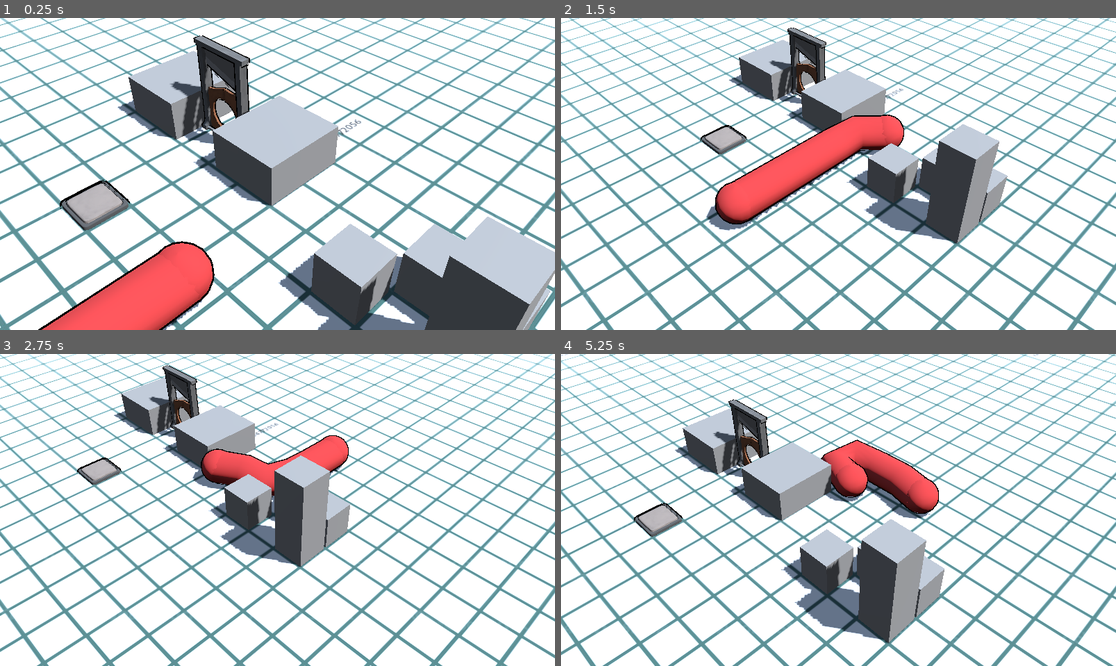
Above: before the commit, frames 1-4 (two rows, left to right).
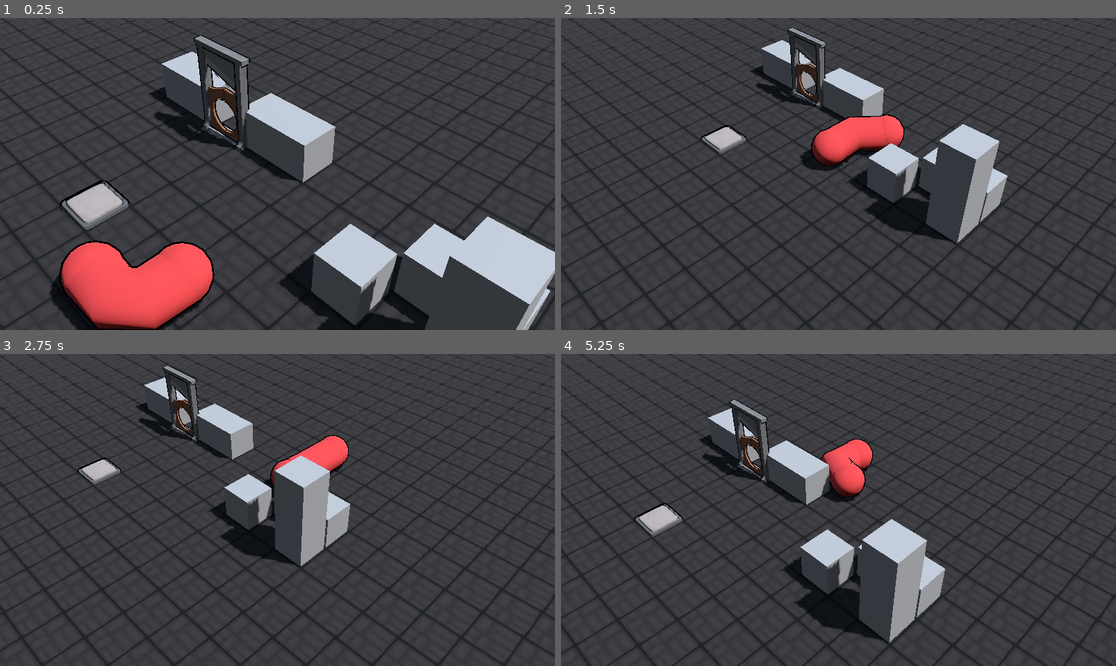
Above: after the commit, the same moments.

Repository: apet2929/PizzaJam2024
Game: Godot game, scene res://scenes/game.tscn
Two runs of this game, one before a commit and one after it. Both use one fixed random seed, a clock stepped at 60 frames per second and the inputs below.
Inputs:
- Up to frame 1 (0.25 s): no input
- Up to frame 2 (1.5 s): hold D (right) 0.53-1.28 s; hold S (backward) from 1.28 s (still down)
- Up to frame 3 (2.75 s): release S (backward) at 2.03 s; hold D (right) from 2.03 s (still down)
- Up to frame 4 (5.25 s): release D (right) at 2.78 s; hold W (forward) 2.78-3.53 s; hold A (left) 3.53-5.03 s; hold S (backward) from 5.03 s (still down)

The runs differ from the first frame. In frame 1, 78% of the frame differs, in the area x 0-100%, y 0-100%; in frame 2, 90%; in frame 3, 92%; in frame 4, 90%.

Commit message:
worm rework

Diff:
--- a/Scripts/Worm_Setup.gd
+++ b/Scripts/Worm_Setup.gd
@@ -1,6 +1,6 @@
 extends Node
 
-var worm_length = 6
+var worm_length = 3
 const HEAD_AND_TAIL = 2
 
 @onready var body_parts: Node3D = $BodyParts
@@ -14,6 +14,10 @@
 
 # Called when the node enters the scene tree for the first time.
 func _ready() -> void:
+	var array = [Vector3(-0.03, 0.486, 4),Vector3(-1.03, 0.486, 4),Vector3(-2.03, 0.486, 4),Vector3(-3.03, 0.486, 4),Vector3(-4.03, 0.486, 4),Vector3(-5.03, 0.486, 4)]
+	create_worm(array)
+
+func create_worm(old_points):
 	# Setting the worm's head stats
 	worm.body_parts = body_parts
 	worm_body.curve = Curve3D.new()
@@ -26,6 +30,7 @@
 	worm_gfx.polygon = worm.points
 
 	worm_body.curve.clear_points()
+	var old_points_used = 0
 
 	# Creating all of the worm's middle body part
 	for i in worm_length - HEAD_AND_TAIL:
@@ -34,7 +39,16 @@
 
 		var part_number = int(body_parts.get_child(i).name.substr(4, body_parts.get_child(i).name.length() - 4))
 		new_part.worm_body = worm_body
-		new_part.global_position = Vector3(worm.global_position.x,worm.global_position.y,worm.global_position.z + part_number)
+
+		if i < len(old_points):
+			new_part.global_position = old_points[i]
+			old_points_used += 1
+		else:
+			if old_points != []:
+				var last_old_point = old_points[max(0,old_points_used - 1)]
+				new_part.global_position = Vector3(last_old_point.x,last_old_point.y,last_old_point.z + part_number)
+			else:
+				new_part.global_position = Vector3(worm.global_position.x,worm.global_position.y,worm.global_position.z + part_number)
 
 	# Creating the worm's tail
 	var new_tail = TAIL_1.instantiate()
@@ -42,7 +56,15 @@
 	new_tail.name += str(worm_length - 1)
 	new_tail.worm_body = worm_body
 	var part_number = int(new_tail.name.substr(4, new_tail.name.length() - 4))
-	new_tail.global_position = Vector3(worm.global_position.x,worm.global_position.y,worm.global_position.z + part_number)
+
+	if worm_length < len(old_points):
+		new_tail.global_position = old_points[old_points_used]
+	else:
+		if old_points != []:
+			var last_old_point = old_points[len(old_points) - 1]
+			new_tail.global_position = Vector3(last_old_point.x,last_old_point.y,last_old_point.z + part_number)
+		else:
+			new_tail.global_position = Vector3(worm.global_position.x,worm.global_position.y,worm.global_position.z + part_number)
 
 	# Adding the Worm's body parts to the worm_body 3D Path
 	worm_body.curve.add_point(worm.global_position)
--- a/Scripts/bodyPart.gd
+++ b/Scripts/bodyPart.gd
@@ -35,7 +35,9 @@
 	# This gets the body part's index in the worm_body path
 	var my_name = self.name
 	var current_index = int(my_name.substr(4, my_name.length() - 4))
-	worm_body.curve.set_point_position(current_index, self.global_position)
+
+	if worm_body != null:
+		worm_body.curve.set_point_position(current_index, self.global_position)
 
 
 func snap_to_grid(node):
--- /dev/null
+++ b/assets/Floor_Material.tres
@@ -0,0 +1,25 @@
+[gd_resource type="StandardMaterial3D" load_steps=4 format=3 uid="uid://bj4owjamomuvx"]
+
+[ext_resource type="Texture2D" uid="uid://dd8a321fjyu2c" path="res://assets/StoneTiles.png" id="1_8ldtt"]
+[ext_resource type="Texture2D" uid="uid://cw261byvdsaqt" path="res://assets/Grid.png" id="2_j60ye"]
+
+[sub_resource type="StandardMaterial3D" id="StandardMaterial3D_adela"]
+transparency = 2
+alpha_scissor_threshold = 0.449
+alpha_antialiasing_mode = 0
+albedo_color = Color(0, 0, 0, 1)
+albedo_texture = ExtResource("2_j60ye")
+uv1_offset = Vector3(0.5, 0, 0.59)
+uv1_triplanar = true
+uv1_world_triplanar = true
+grow = true
+grow_amount = 0.001
+
+[resource]
+next_pass = SubResource("StandardMaterial3D_adela")
+albedo_color = Color(0.47, 0.47, 0.47, 1)
+albedo_texture = ExtResource("1_8ldtt")
+normal_scale = 0.32
+uv1_offset = Vector3(0.5, 0, 0.59)
+uv1_triplanar = true
+uv1_world_triplanar = true
--- a/scenes/game.tscn
+++ b/scenes/game.tscn
@@ -1,6 +1,7 @@
-[gd_scene load_steps=26 format=4 uid="uid://dqit8xb7wfk0i"]
+[gd_scene load_steps=28 format=4 uid="uid://dqit8xb7wfk0i"]
 
 [ext_resource type="Texture2D" uid="uid://bd5kw8l0w36o5" path="res://assets/grid.jpg" id="1_6hh32"]
+[ext_resource type="Material" uid="uid://bj4owjamomuvx" path="res://assets/Floor_Material.tres" id="1_twxce"]
 [ext_resource type="Script" path="res://Scripts/worm.gd" id="2_5refw"]
 [ext_resource type="Material" uid="uid://der7bv8nk8223" path="res://assets/Worm_Shader.tres" id="2_ky6b3"]
 [ext_resource type="Script" path="res://Scripts/Worm_Setup.gd" id="3_au2t2"]
@@ -29,6 +30,13 @@
 
 [sub_resource type="BoxShape3D" id="BoxShape3D_smpsk"]
 size = Vector3(0.65, 0.986, 0.65)
+
+[sub_resource type="Curve3D" id="Curve3D_7ftob"]
+_data = {
+"points": PackedVector3Array(0, 0, 0, 0, 0, 0, 0, 0, 0),
+"tilts": PackedFloat32Array(0)
+}
+point_count = 1
 
 [sub_resource type="StandardMaterial3D" id="StandardMaterial3D_o2pj0"]
 resource_name = "Material"
@@ -155,6 +163,7 @@
 
 [node name="Floor" type="CSGBox3D" parent="."]
 transform = Transform3D(1, 0, 0, 0, 1, 0, 0, 0, 1, 0, -0.5, 0)
+material_override = ExtResource("1_twxce")
 use_collision = true
 size = Vector3(100, 1, 100)
 material = SubResource("StandardMaterial3D_8xpbn")
@@ -187,15 +196,15 @@
 use_collision = true
 size = Vector3(0.940918, 1, 0.916748)
 
-[node name="walls5" type="CSGBox3D" parent="."]
-transform = Transform3D(1, 0, 0, 0, 1, 0, 0, 0, 1, -4.60846, 0.485, -0.540771)
-use_collision = true
-size = Vector3(1.77332, 1, 2)
-
 [node name="walls6" type="CSGBox3D" parent="."]
-transform = Transform3D(1, 0, 0, 0, 1, 0, 0, 0, 1, -1.36149, 0.485, -0.540771)
-use_collision = true
-size = Vector3(1.773, 1, 2)
+transform = Transform3D(1, 0, 0, 0, 1, 0, 0, 0, 1, -1.49422, 0.485, -1.00145)
+use_collision = true
+size = Vector3(1.95676, 1, 0.96402)
+
+[node name="walls7" type="CSGBox3D" parent="."]
+transform = Transform3D(1, 0, 0, 0, 1, 0, 0, 0, 1, -4.50415, 0.485, -1.0031)
+use_collision = true
+size = Vector3(1.97224, 1, 0.987579)
 
 [node name="Camera3D" type="Camera3D" parent="."]
 transform = Transform3D(0.707107, -0.45452, 0.541675, 0, 0.766045, 0.642788, -0.707107, -0.45452, 0.541675, 3.3, 6.1, 3.3)
@@ -235,6 +244,7 @@
 target_position = Vector3(0, 0, -1)
 
 [node name="worm_body" type="Path3D" parent="Complete_Worm"]
+curve = SubResource("Curve3D_7ftob")
 
 [node name="Worm_GFX" type="CSGPolygon3D" parent="Complete_Worm"]
 transform = Transform3D(1, 0, 0, 0, 1, 0, 0, 0, 1, 0.0041368, -0.014457, 0.00684547)
Binary file added: assets/Grid.png
Not shown, added: assets/Grid.png.import
Binary file added: assets/StoneTiles.png
Not shown, added: assets/StoneTiles.png.import
Not shown, added: assets/Grid.png~
